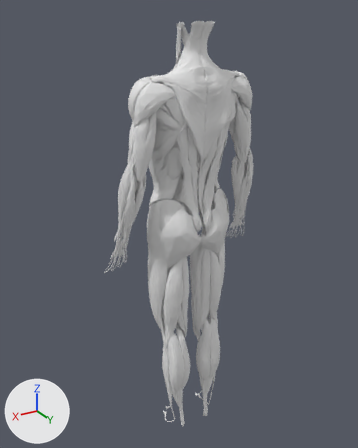
Before and after pictures for a commit that changed the glTF model anatomy/models/muscles.glb.
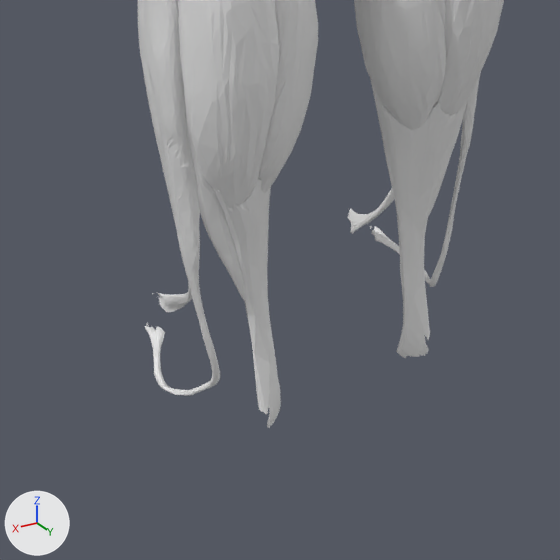
The first picture shows the older version from a 50 mm lens placed at (87.7, 130.5, 153.3), pointed at (0.8, -14.4, 80.8). The close-ups show the older and then the newer version on the part from 39% to 64% of the width and 80% to 100% of the height of that picture. Only the edits that show in the close-ups are written down. Every picture has the same lights, and +X, +Y and +Z are marked at lower left. Where no turn or scale is listed for an object, it has been applied to the vertices.

The first close-up shows 'achilles_L', 'achilles_R', 'fib_long_L', 'fib_long_R', 'gastroc_L', 'gastroc_R', 'soleus_L', 'soleus_R', 'tib_ant_L' and 1 more.
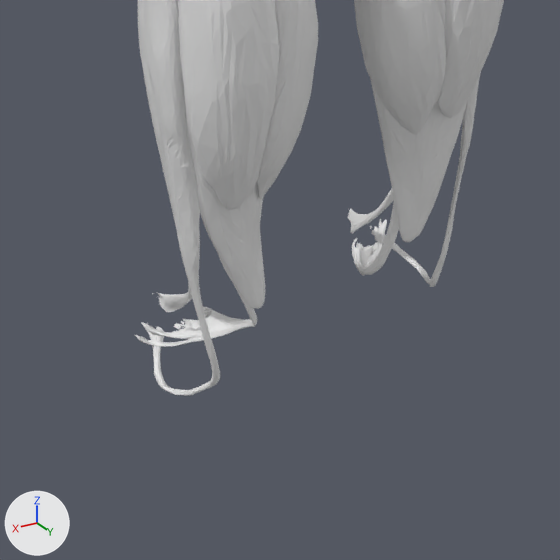
What differs and where, as boxes [x1, y1, x2, y2] in the close-ups (560 x 560 px):
'achilles_R', deleted: before [381, 87, 474, 358]
'achilles_L', deleted: before [214, 179, 281, 428]
'tib_post_L', added: after [135, 257, 257, 347]
'tib_post_R', added: after [352, 199, 399, 276]
'soleus_R', unchanged, uncovered by the edit: before [370, 78, 467, 218]; after [370, 78, 467, 242]

What changed in the scene script:
```text
Add me_tib_post_r:
    me_tib_post_r.from_pydata(...)  # 1468 vertices, 2984 faces; spans x -3.1..3.1, y -3.7..3.7, z -18.9..18.9
Add me_tib_post_l:
    me_tib_post_l.from_pydata(...)  # 1469 vertices, 2985 faces; spans x -3.1..3.1, y -3.7..3.7, z -18.9..18.9
Remove ob_achilles_l:
    ob_achilles_l = bpy.data.objects.new('achilles_L', me_achilles_l)
    ob_achilles_l.location = (6.93, -4.0, 5.08)
Remove ob_achilles_r:
    ob_achilles_r = bpy.data.objects.new('achilles_R', me_achilles_r)
    ob_achilles_r.location = (-6.93, -4.0, 5.08)
Add ob_tib_post_r:
    ob_tib_post_r = bpy.data.objects.new('tib_post_R', me_tib_post_r)
    ob_tib_post_r.location = (-7.38, -9.61, 14.66)
Add ob_tib_post_l:
    ob_tib_post_l = bpy.data.objects.new('tib_post_L', me_tib_post_l)
    ob_tib_post_l.location = (7.38, -9.61, 14.66)
```
